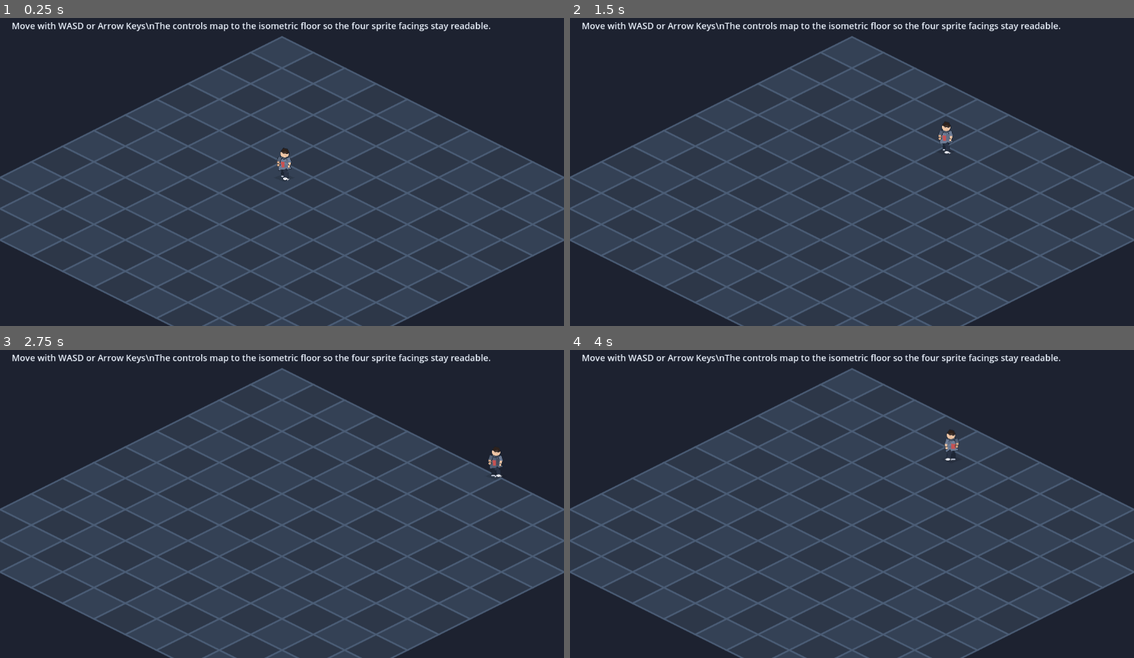
Above: before the commit, frames 1-4 (two rows, left to right).
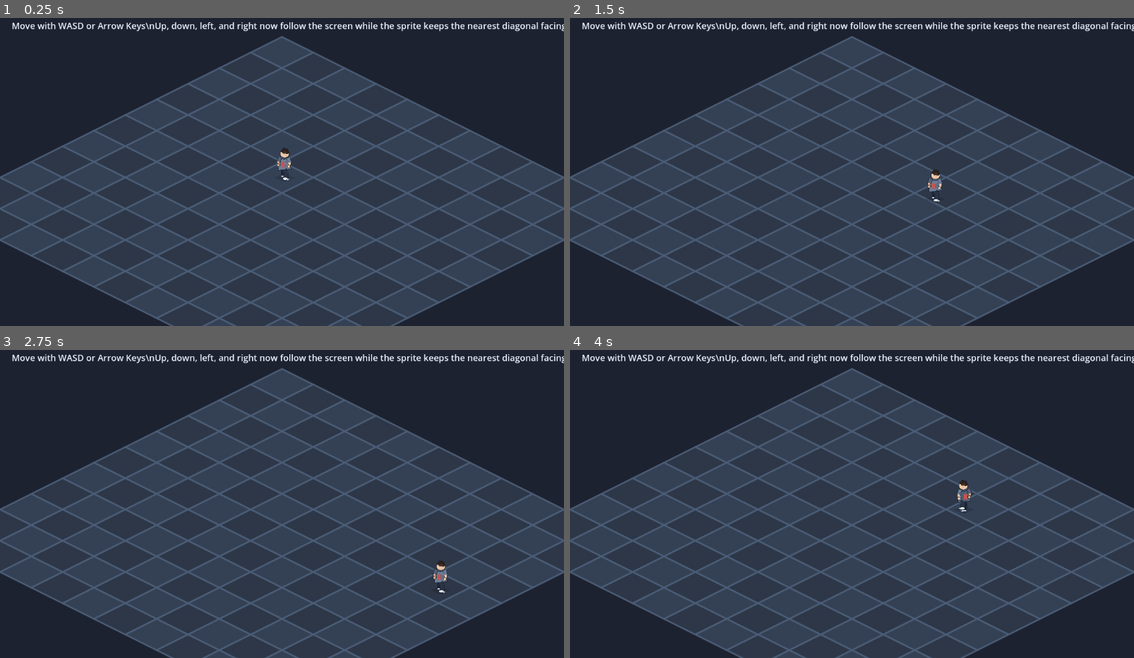
Above: after the commit, the same moments.

Repository: nagolyhprum/deaths-design
Game: Godot game, scene res://scenes/main.tscn
Same seed, same stepped clock (60 frames per second), same inputs: the game is played once before the commit and once after it.
Inputs:
- Up to frame 1 (0.25 s): no input
- Up to frame 2 (1.5 s): tap Enter at 0.5 s; hold D 0.53-1.28 s; hold S from 1.28 s (still down)
- Up to frame 3 (2.75 s): release S at 2.03 s; hold D from 2.03 s (still down)
- Up to frame 4 (4 s): release D at 2.78 s; hold W 2.78-3.53 s; hold A from 3.53 s (still down)

The runs differ from the first frame. In frame 1, 0.9% of the frame differs, in the area x 27-100%, y 1-5%; in frame 2, 1.2%, in the area x 27-100%, y 1-60%; in frame 3, 1.2%; in frame 4, 1.2%.

Commit message:
Make controls screen-relative
Co-authored-by: Copilot <223556219+Copilot@users.noreply.github.com>

Diff:
--- a/scenes/main.tscn
+++ b/scenes/main.tscn
@@ -17,4 +17,4 @@
 offset_bottom = 76.0
 theme_override_colors/font_color = Color(0.92, 0.95, 0.99, 1)
 theme_override_font_sizes/font_size = 18
-text = "Move with WASD or Arrow Keys\\nThe controls map to the isometric floor so the four sprite facings stay readable."
+text = "Move with WASD or Arrow Keys\\nUp, down, left, and right now follow the screen while the sprite keeps the nearest diagonal facing."
--- a/scripts/player_controller.gd
+++ b/scripts/player_controller.gd
@@ -17,7 +17,7 @@
 	var is_moving := raw_input != Vector2.ZERO
 
 	if is_moving:
-		velocity = _to_isometric_motion(raw_input) * move_speed
+		velocity = raw_input.normalized() * move_speed
 		_facing_row = _facing_row_from_input(raw_input)
 		_animation_time += delta * animation_fps
 	else:
@@ -35,22 +35,22 @@
 	return Vector2(x, y)
 
 
-func _to_isometric_motion(input_vector: Vector2) -> Vector2:
-	var mapped := Vector2(
-		input_vector.x + input_vector.y,
-		(input_vector.y - input_vector.x) * 0.5
-	)
-	return mapped.normalized()
-
-
 func _facing_row_from_input(input_vector: Vector2) -> int:
-	if input_vector.y > 0.0 and input_vector.x >= 0.0:
+	if input_vector.y > 0.0:
+		if input_vector.x < 0.0:
+			return 1
 		return 0
-	if input_vector.x < 0.0 and input_vector.y >= 0.0:
+	if input_vector.y < 0.0:
+		if input_vector.x <= 0.0:
+			return 2
+		return 3
+	if input_vector.x < 0.0:
+		if _facing_row in [2, 3]:
+			return 2
 		return 1
-	if input_vector.y < 0.0 and input_vector.x <= 0.0:
-		return 2
-	return 3
+	if _facing_row in [2, 3]:
+		return 3
+	return 0
 
 
 func _clamp_to_viewport() -> void:
Not shown, added: task-records/2026-04-21-22-49-screen-relative-controls/notes.md
Not shown, added: task-records/2026-04-21-22-49-screen-relative-controls/original-prompt.md
